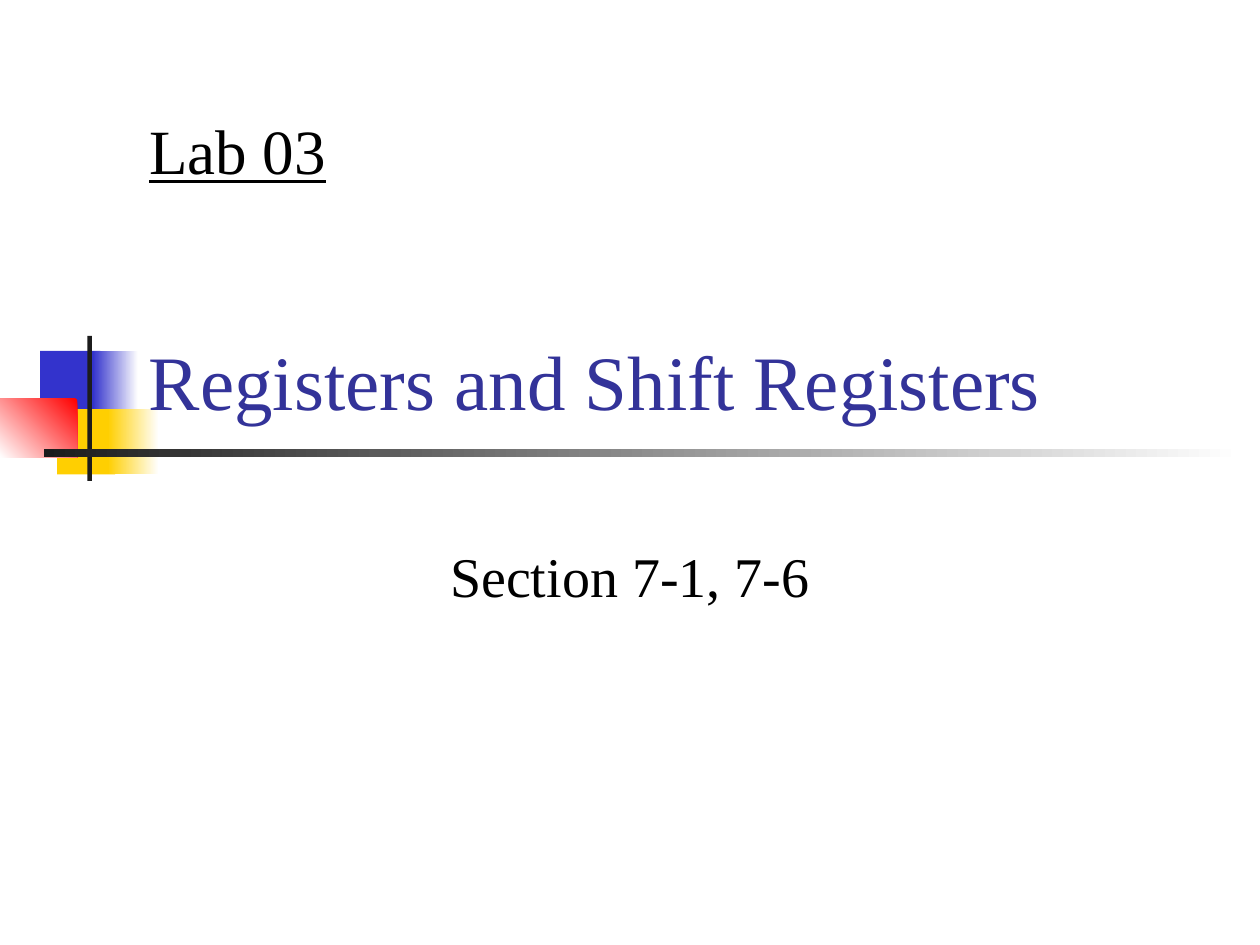
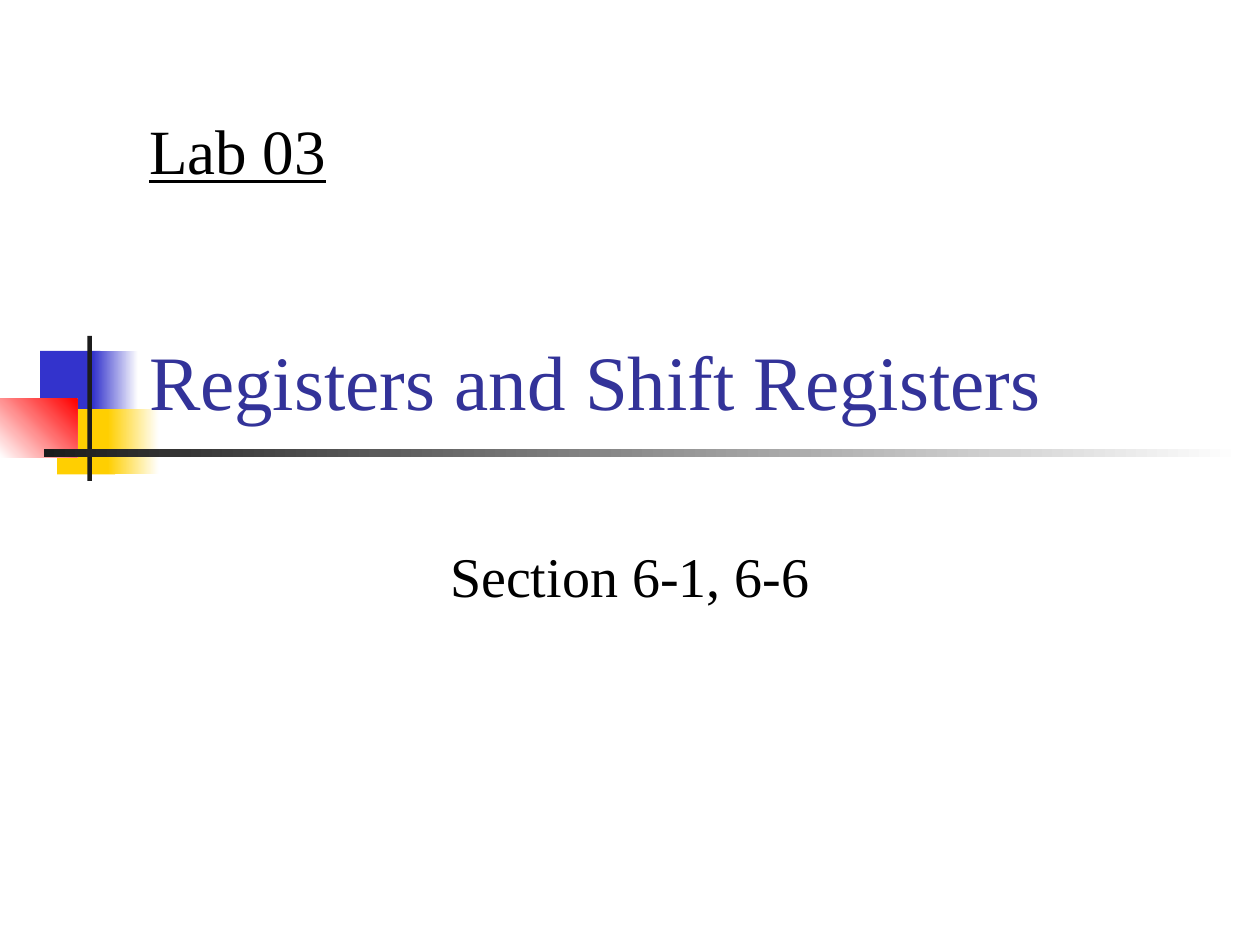
Before and after one commit to CGUSystemCourses/ComputerOrg-2016, a slide deck: slide 1 of Lectures/lec03-registers/lab03-registers.ppt. Drawn at 1260x945 pixels with LibreOffice and Linux fonts; fonts in the diff are those of the drawing. Boxes give left, top, right and bottom in pixels: in the first picture for what was removed or moved away, otherwise in the second. Text is boxed around its words. In the diff, an @@ line names an element or a change of style, - is before the commit and + after.

```diff
--- a/Lectures/lec03-registers/lab03-registers.ppt
+++ b/Lectures/lec03-registers/lab03-registers.ppt
@@ subtitle at box(450, 560, 810, 606): text changed @@
-Section 7-1, 7-6
+Section 6-1, 6-6
```
Also in this commit, not shown: 12 other slides changed, 1 slide added, 2 slides removed, 2 other files.
